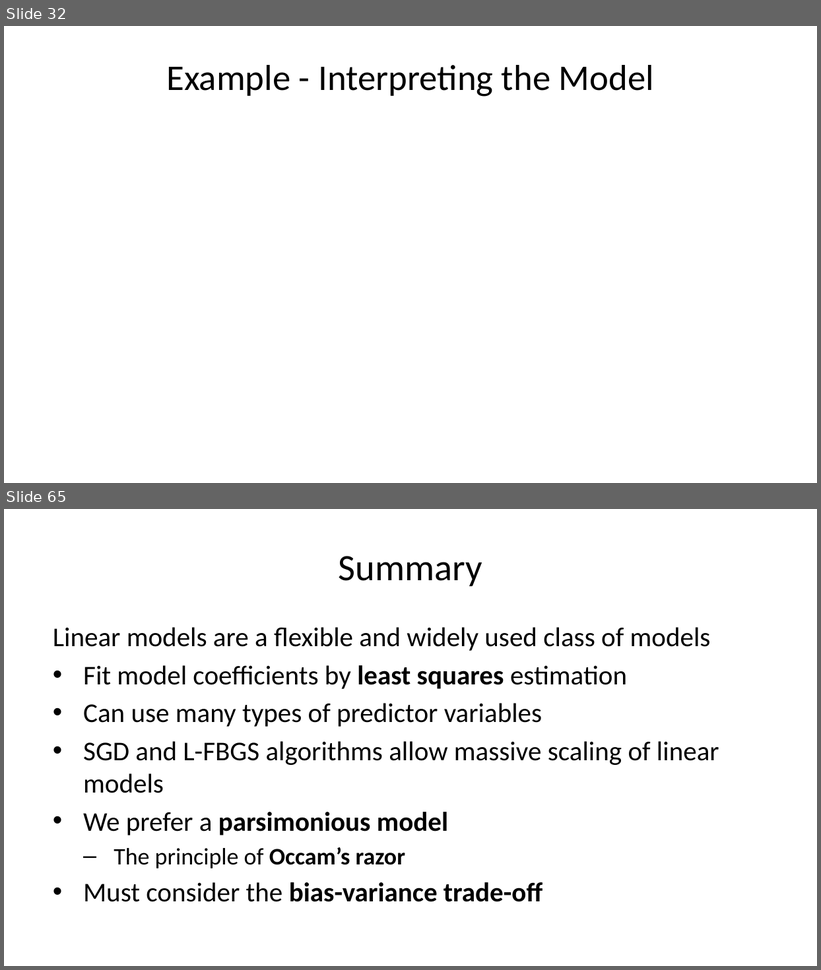
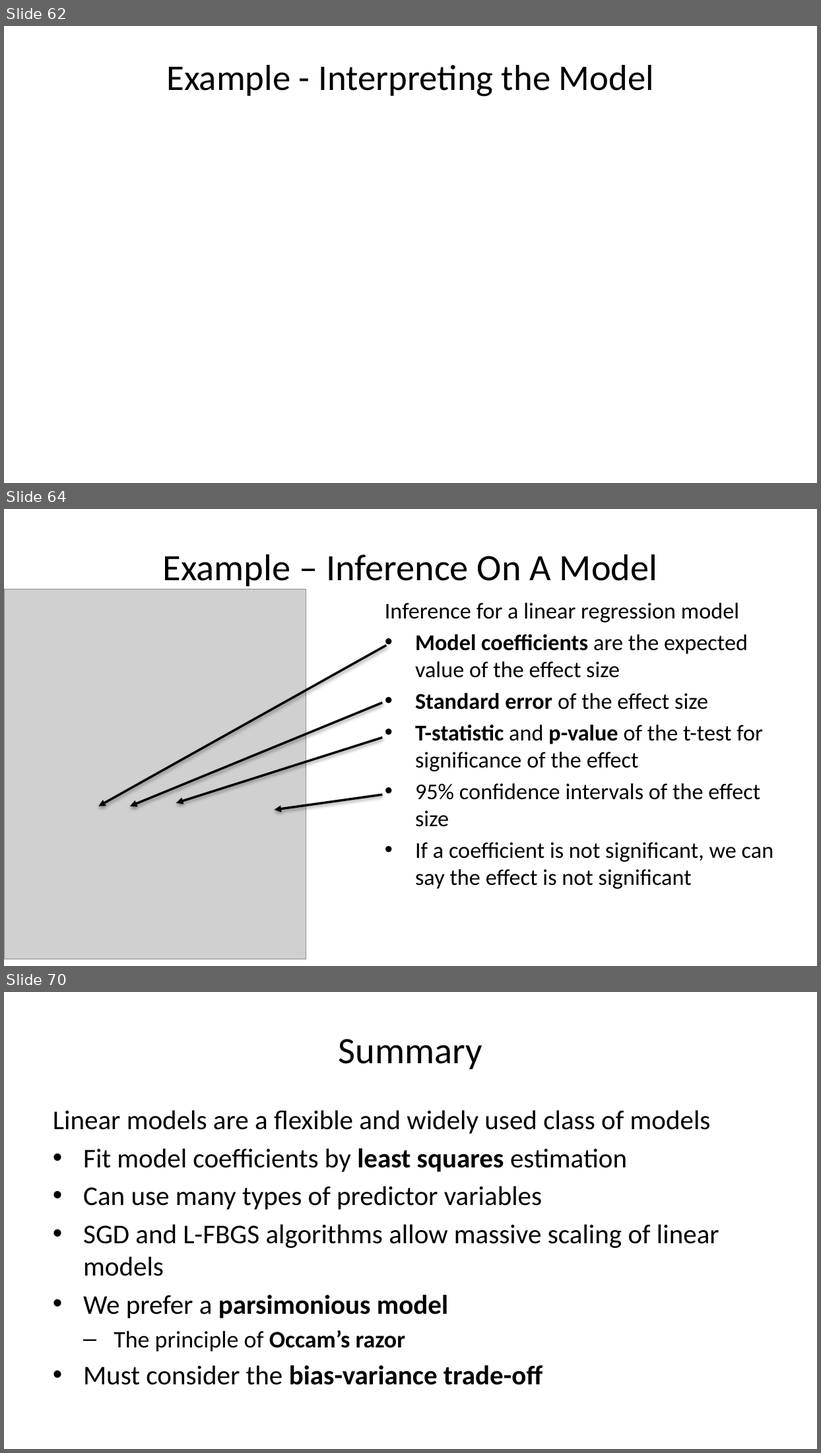
Before and after one commit to StephenElston/CSCI-E-83, a slide deck: LectureSlides/08_IntroductionToLinearModels.pptx. Shown one above the other, each under a label of ours: slides 32 and 65 before the commit, slides 62, 64 and 70 after it; the slides between them are not shown. The pictures are 821x970 and 821x1453 pixels, drawn with LibreOffice and Linux fonts; fonts in the diff are those of the drawing; grey boxes stand for pictures. Boxes give left, top, right and bottom in pixels: in the first picture for what was removed or moved away, otherwise in the second. Text is boxed around its words. In the diff, an @@ line names an element or a change of style, - is before the commit and + after.

```diff
--- a/LectureSlides/08_IntroductionToLinearModels.pptx
+++ b/LectureSlides/08_IntroductionToLinearModels.pptx
@@ slide 64 added at bbox=[4, 509, 817, 966], background #FFFFFF @@
@@ title added at bbox=[163, 554, 658, 586], 33 pt, text #000000 @@
+Example – Inference On A Model
@@ picture added at bbox=[4, 590, 306, 960] @@
@@ text added at bbox=[385, 603, 774, 889], 20 pt, text #000000 @@
+Inference for a linear regression model
+• Model coefficients are the expected value of the effect size
+• Standard error of the effect size
+• T-statistic and p-value of the t-test for significance of the effect
+• 95% confidence intervals of the effect size
+• If a coefficient is not significant, we can say the effect is not significant
@@ arrow added from (386, 646) to (98, 807), #000000 2 pt @@
@@ arrow added from (382, 702) to (130, 807), #000000 2 pt @@
@@ arrow added from (382, 737) to (176, 803), #000000 2 pt @@
@@ arrow added from (382, 795) to (274, 810), #000000 2 pt @@
@@ what was slide 32 is now slide 62 @@
@@ what was slide 65 is now slide 70 @@
```
Also in this commit, not shown: 5 slides changed, 5 other slides added, 1 slide removed.
